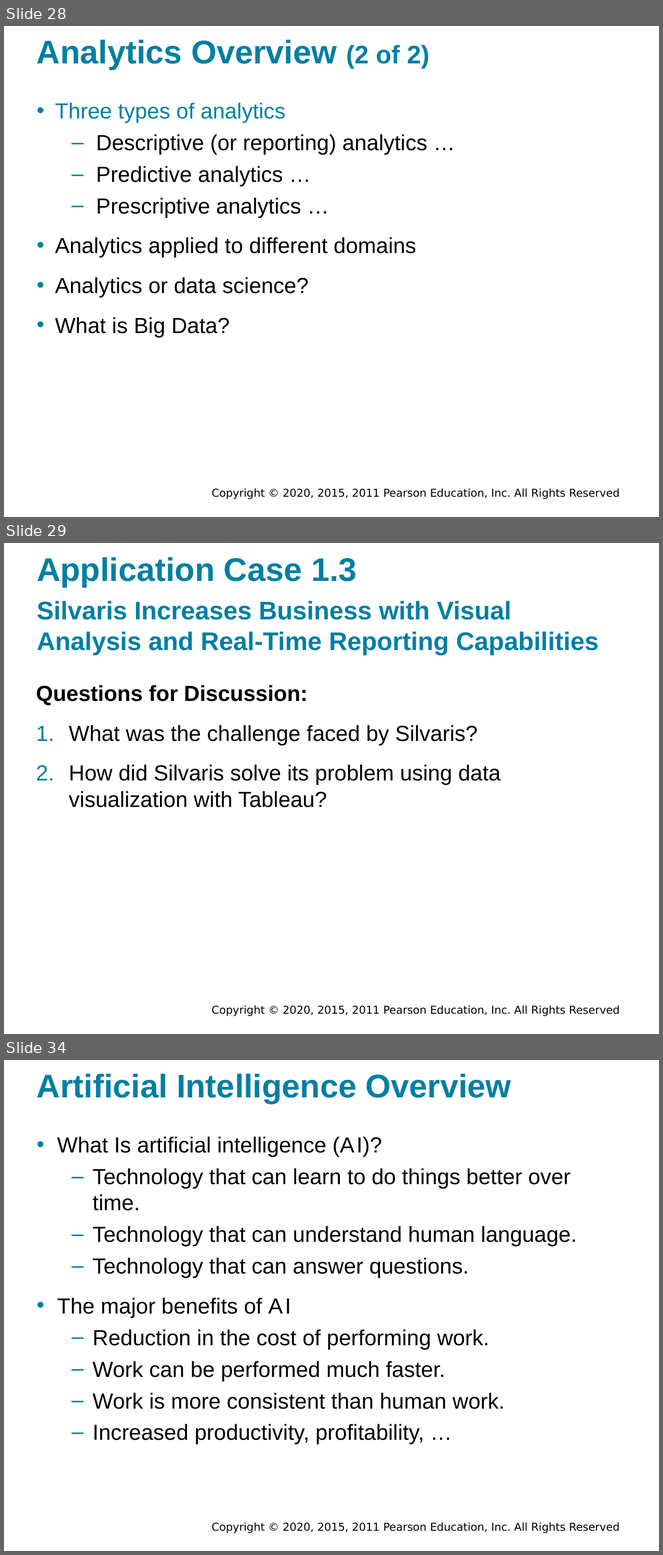
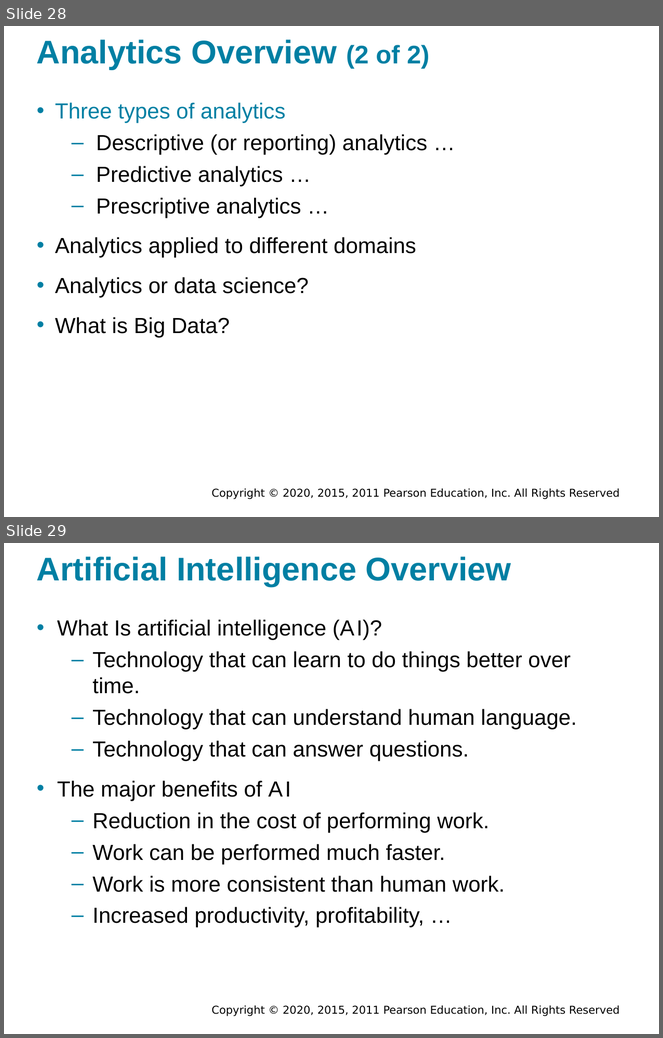
Before and after one commit to walkman617/DS2021, a slide deck: Slides/Sharda_11e_full_accessible_ppt_01.pptx. Shown one above the other, each under a label of ours: slides 28, 29 and 34 before the commit, slides 28 and 29 after it; the slides between them are not shown. The pictures are 663x1555 and 663x1038 pixels, drawn with LibreOffice and Linux fonts; fonts in the diff are those of the drawing; background and template pictures are left out. Boxes give left, top, right and bottom in pixels: in the first picture for what was removed or moved away, otherwise in the second. Text is boxed around its words. In the diff, an @@ line names an element or a change of style, - is before the commit and + after.

```diff
--- a/Slides/Sharda_11e_full_accessible_ppt_01.pptx
+++ b/Slides/Sharda_11e_full_accessible_ppt_01.pptx
@@ slide 29 removed at (4,543,659,1034), background #FFFFFF; not listed: 1 template element that a slide beside it also shows @@
@@ title removed at (37,557,357,587) @@
-Application Case 1.3
@@ text removed at (37,601,599,655) @@
-Silvaris Increases Business with Visual Analysis and Real-Time Reporting Capabilities
@@ text removed at (36,685,501,808) @@
-Questions for Discussion:
-1. What was the challenge faced by Silvaris?
-2. How did Silvaris solve its problem using data visualization with Tableau?
@@ what was slide 34 is now slide 29 @@
```
Also in this commit, not shown: 5 other slides removed.
